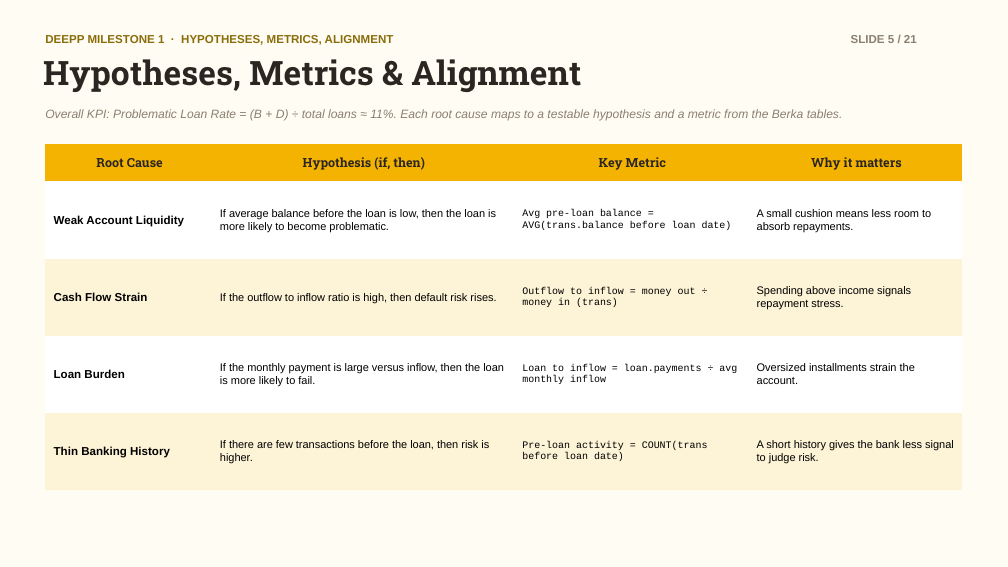
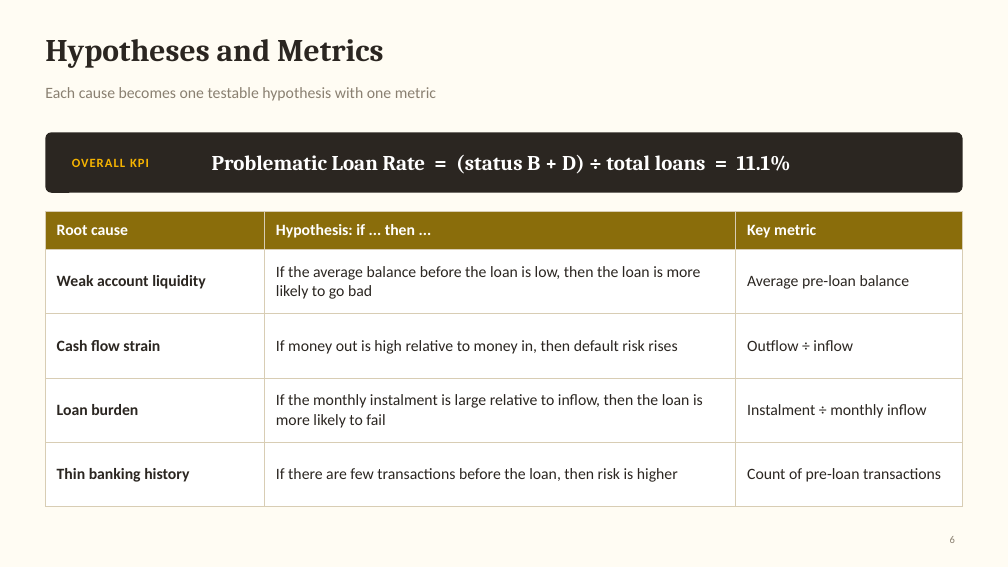
Before and after one commit to ReinaldyZA/Rein-Vercel-portfolio, a slide deck: slide 6 of files/berka-credit-risk.pptx (slide 5 before the commit). Drawn at 1008x567 pixels with LibreOffice and Linux fonts; fonts in the diff are those of the drawing. Boxes give left, top, right and bottom in pixels: in the first picture for what was removed or moved away, otherwise in the second. Text is boxed around its words. In the diff, an @@ line names an element or a change of style, - is before the commit and + after.

Commit message:
Update DEEPP project to M4

```diff
--- a/files/berka-credit-risk.pptx
+++ b/files/berka-credit-risk.pptx
@@ title at box(45, 39, 383, 68): text changed; size 32 to 30 pt; font Roboto Slab to Cambria @@
-Hypotheses, Metrics & Alignment
+Hypotheses and Metrics
@@ text removed at box(45, 35, 394, 45) @@
-DEEPP MILESTONE 1 · HYPOTHESES, METRICS, ALIGNMENT
@@ text removed at box(851, 35, 917, 43) @@
-SLIDE 5 / 21
@@ text added at box(45, 87, 436, 101), 15 pt, text #8A8071 @@
+Each cause becomes one testable hypothesis with one metric
@@ rounded rectangle added at box(45, 132, 963, 193), fill #2B2621 @@
@@ text "Problematic Loan Rate = (status ..." at box(212, 155, 791, 174): vertical alignment top to middle @@
@@ text added at box(72, 158, 149, 167), 12 pt, text #F5B301, bold @@
+OVERALL KPI
@@ text at box(212, 155, 791, 174): text changed; size 11.5 to 20 pt; font Arial to Cambria; text colour #8A8071 to #FFFFFF; bold on; italic off @@
-Overall KPI: Problematic Loan Rate = (B + D) ÷ total loans ≈ 11%. Each root cause maps to a testable hypothesis and a metric from the Berka tables.
+Problematic Loan Rate = (status B + D) ÷ total loans = 11.1%
@@ table at box(45, 212, 963, 486) @@
-column 1: Root Cause | Weak Account Liquidity | Cash Flow Strain | Loan Burden | Thin Banking History
-column 2: Hypothesis (if, then) | If average balance before the loan is low, then the loan is more likely to become problematic. | If the outflow to inflow ratio is high, then default risk rises. | If the monthly payment is large versus inflow, then the loan is more likely to fail. | If there are few transactions before the loan, then risk is higher.
-column 3: Key Metric | Avg pre-loan balance = AVG(trans.balance before loan date) | Outflow to inflow = money out ÷ money in (trans) | Loan to inflow = loan.payments ÷ avg monthly inflow | Pre-loan activity = COUNT(trans before loan date)
-column 4: Why it matters | A small cushion means less room to absorb repayments. | Spending above income signals repayment stress. | Oversized installments strain the account. | A short history gives the bank less signal to judge risk.
+column 1: Root cause | Weak account liquidity | Cash flow strain | Loan burden | Thin banking history
+column 2: Hypothesis: if ... then ... | If the average balance before the loan is low, then the loan is more likely to go bad | If money out is high relative to money in, then default risk rises | If the monthly instalment is large relative to inflow, then the loan is more likely to fail | If there are few transactions before the loan, then risk is higher
+column 3: Key metric | Average pre-loan balance | Outflow ÷ inflow | Instalment ÷ monthly inflow | Count of pre-loan transactions
@@ table: place and size @@
-table at box(45, 144, 963, 468)
+table at box(45, 212, 963, 486)
@@ page number added at box(950, 536, 955, 543), 10 pt, text #8A8071 @@
+6
```
Also in this commit, not shown: 7 other slides changed, 10 slides added, 13 slides removed, 9 other files.
